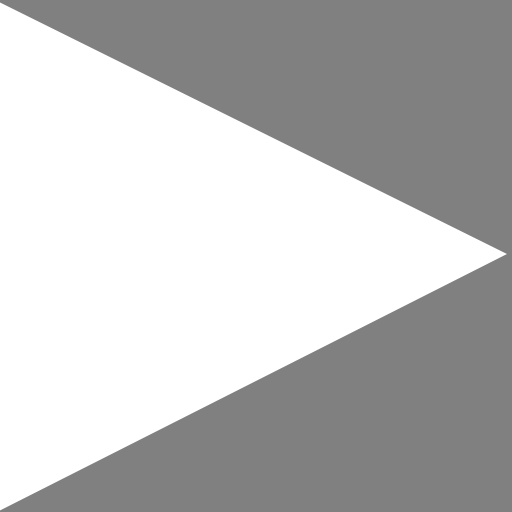
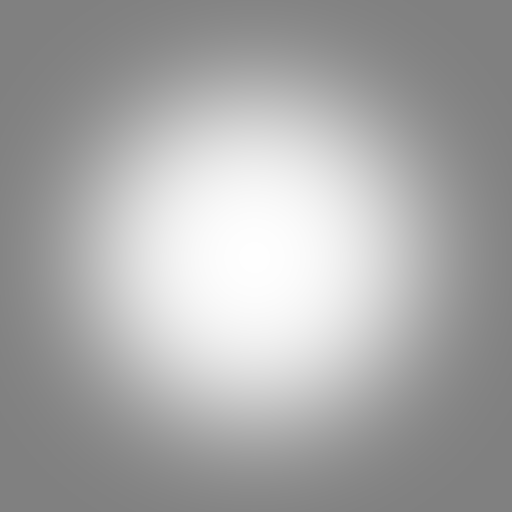
Layered file, before and after one edit (512 x 512). Changes by layer:
added layer "particle" above "Circle" over bbox(0, 0, 512, 512)
hid "Triangle" over bbox(0, 2, 507, 511)
